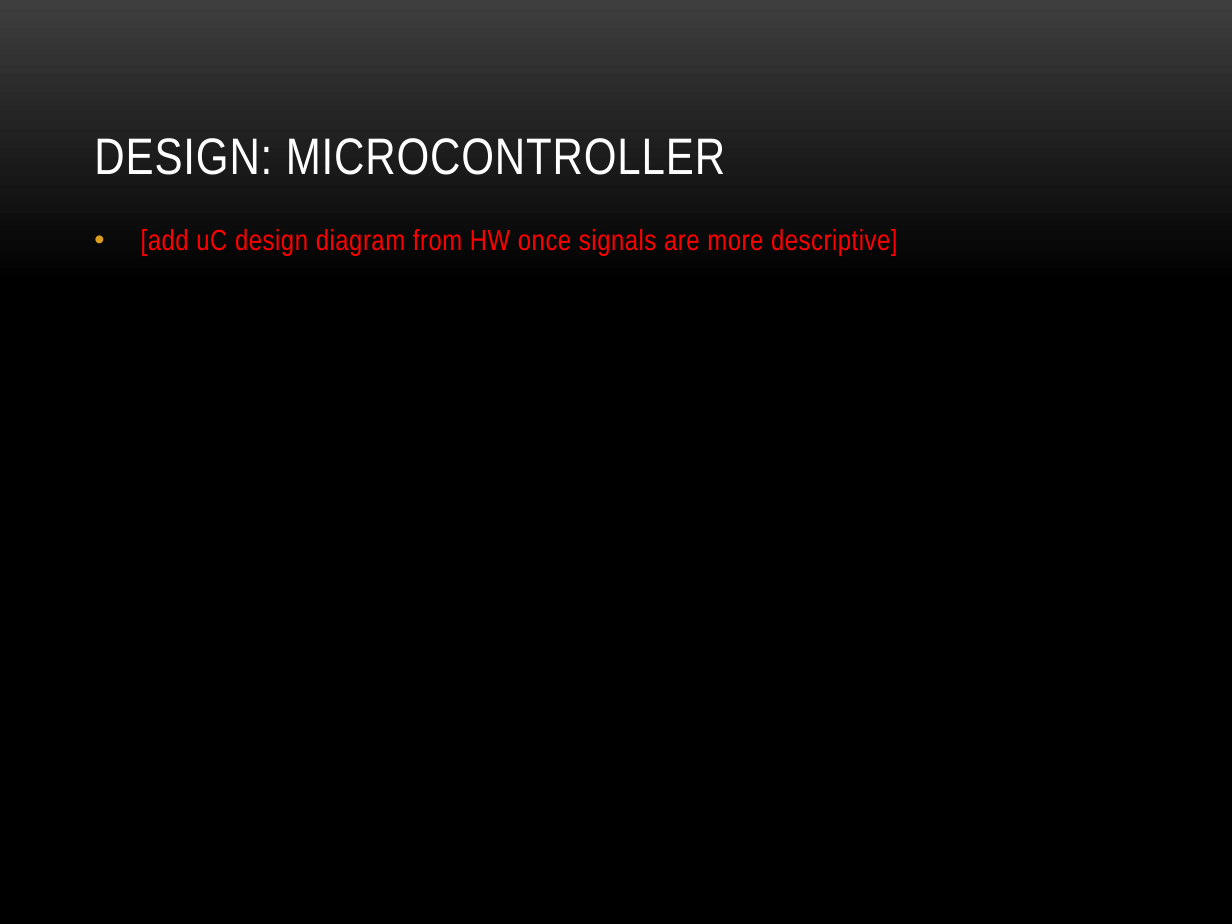
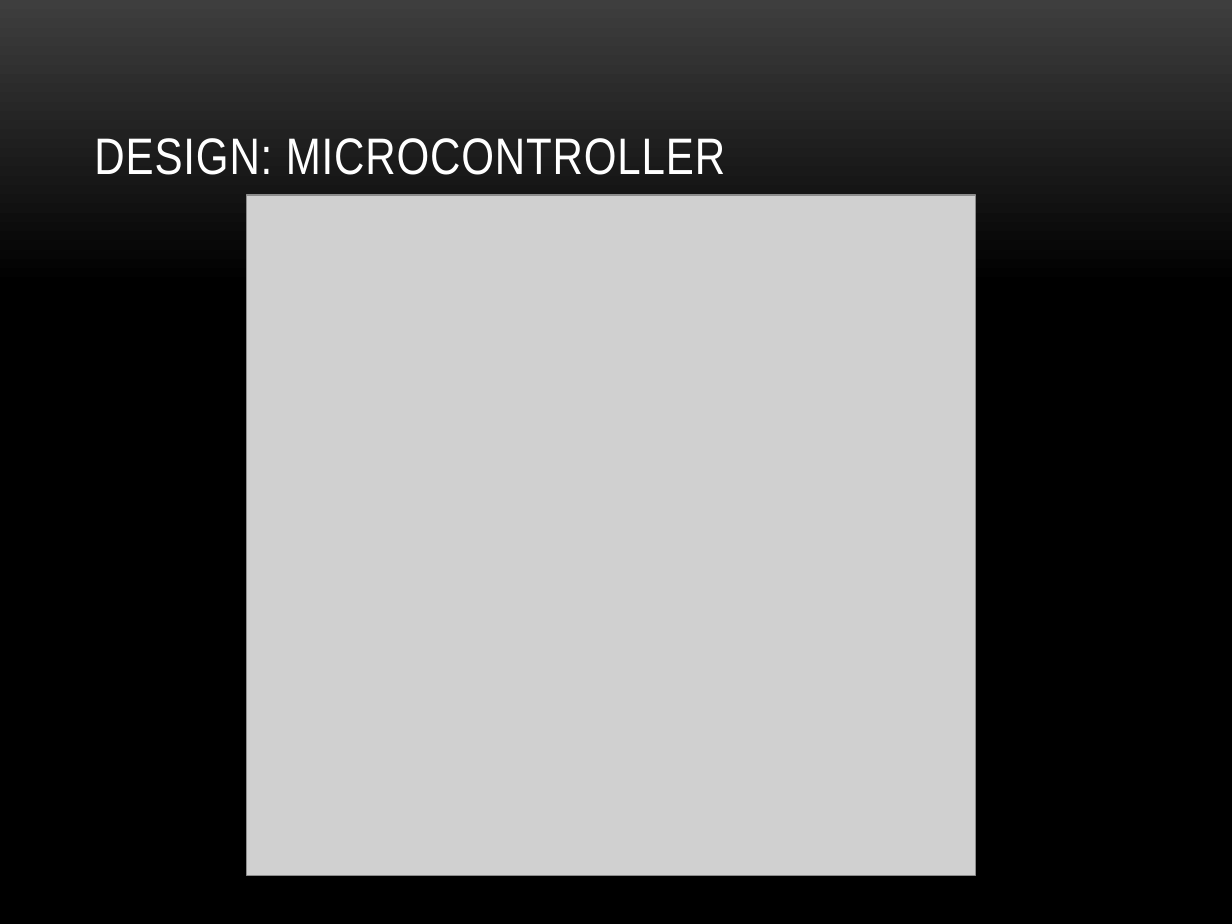
Before and after one commit to dosferatu/electronic-compass, a slide deck: slide 15 of Documentation/Project Documentation/Project Presentation.pptx (slide 13 before the commit). Drawn at 1232x924 pixels with LibreOffice and Linux fonts; fonts in the diff are those of the drawing; grey boxes stand for pictures; background and template pictures are left out. Boxes give left, top, right and bottom in pixels: in the first picture for what was removed or moved away, otherwise in the second. Text is boxed around its words. In the diff, an @@ line names an element or a change of style, - is before the commit and + after.

Commit message:
Updated Design model and PPT

```diff
--- a/Documentation/Project Documentation/Project Presentation.pptx
+++ b/Documentation/Project Documentation/Project Presentation.pptx
@@ picture added at <box>246,195,976,875</box> @@
@@ text removed at <box>141,229,898,256</box> @@
-• [add uC design diagram from HW once signals are more descriptive]
```
Also in this commit, not shown: 12 other slides changed, 3 slides added, 3 other files.
